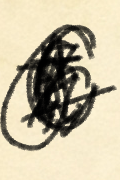
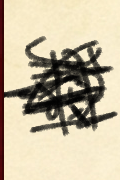
Revision of a layered 120 x 180 image; what changed, layer by layer:
added layer "政府改革边框模板" above "图层 4" over (x1=0, y1=0, x2=4, y2=180)
added layer "图层 4" above "图层 1" over (x1=0, y1=35, x2=119, y2=137)
hid "图层 1" over (x1=0, y1=24, x2=117, y2=152)